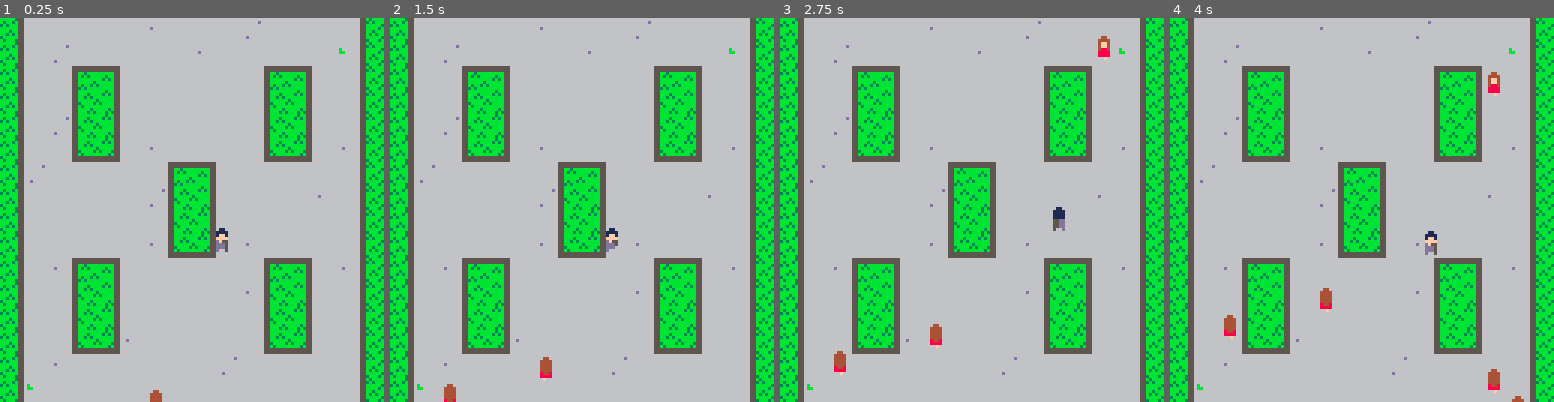
Above: before the commit, frames 1-4 (left to right).
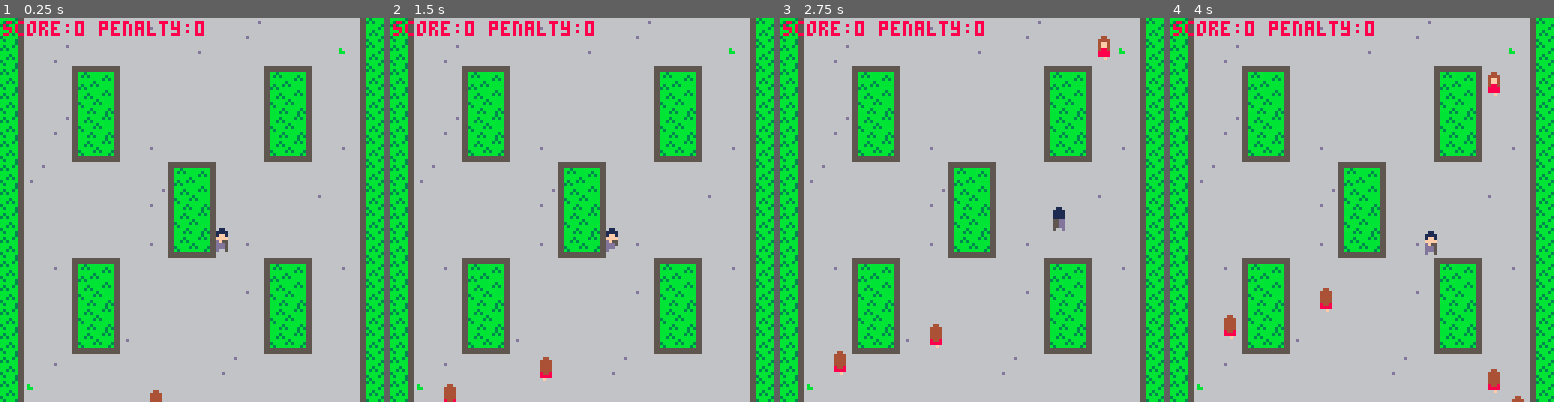
Above: after the commit, the same moments.

Repository: Wagomu056/SKing
Game: PICO-8 cartridge s-king.p8
The game is run twice, just before and just after one commit, with the same random seed, the same clock (stepped at 60 frames per second) and the same inputs.
Inputs:
- Up to frame 1 (0.25 s): no input
- Up to frame 2 (1.5 s): tap O (Z key) at 0.7 s
- Up to frame 3 (2.75 s): hold Right 1.6-2.1 s; tap O (Z key) at 1.7, 2.1, 2.5 s; hold Up 2.15-2.42 s; hold Right from 2.47 s (still down)
- Up to frame 4 (4 s): tap O (Z key) at 2.9, 3.3, 3.7 s; release Right at 3.03 s; hold Left 3.08-3.58 s; hold Down 3.63-3.97 s

The runs differ from the first frame. In frame 1, 0.9% of the frame differs, in the area x 0-54%, y 0-5%; in frame 2, 0.9%; in frame 3, 0.9%; in frame 4, 0.9%.

Commit message:
スコア追加

Diff:
--- a/s-king.p8
+++ b/s-king.p8
@@ -149,6 +149,7 @@
 		elseif status=="leav" then
 			self:mirror_dir()
 			self:set_speed_rate(2.0)
+			sfx(3,2)
 		elseif status=="normal" then
 			self.spr_offset=0x10
 			self:set_speed_rate(1.0)
@@ -168,6 +169,19 @@
 
 	return obj
 end
+
+point={}
+point.new=function()
+	local obj={}
+	obj.score=0
+	obj.penalty=0
+
+	obj.add_score=function(self,score)
+		self.score+=score
+	end
+
+	return obj
+end
 --[[
 actor functions
 --]]
@@ -235,6 +249,9 @@
 		add(actors,girls[i])
 	end
 
+	--point
+	pt=point.new()
+
 	--debug
 	debug_init()
 	debug_print=nil
@@ -247,13 +264,16 @@
 end
 
 function _draw()
-	--rectfill(0,0,127,127,6)
 	map(0,0,0,0,16,16)
 	-- draw all actor
 	draw_actors=actors
 	sort_min_y(draw_actors)
 	foreach(draw_actors,draw_actor)
 
+	-- draw score
+	print("score:" .. pt.score ..
+	" penalty:" .. pt.penalty,
+	1,1,8)
 	-- debug
 	debug_draw()
 end
@@ -317,6 +337,8 @@
 					gl.is_sight==false then
 						gl:set_status("escape")
 		end
+
+		pt:add_score(1)
 	end
 end
 
@@ -381,7 +403,13 @@
 function unreal_if_needed(gls)
 	for i,gl in pairs(gls) do
 		if gl.is_real then
-			if(gl.y<=0 or gl.y>=127) gl.is_real=false;
+			if gl.y<=0 or gl.y>=127 then
+				gl.is_real=false
+				if gl.status=="leav" then
+					sfx(4,2)
+					pt.penalty+=1
+				end
+			end
 		end
 	end
 end
Not shown, changed: the sound effects (__sfx__) section of s-king.p8
